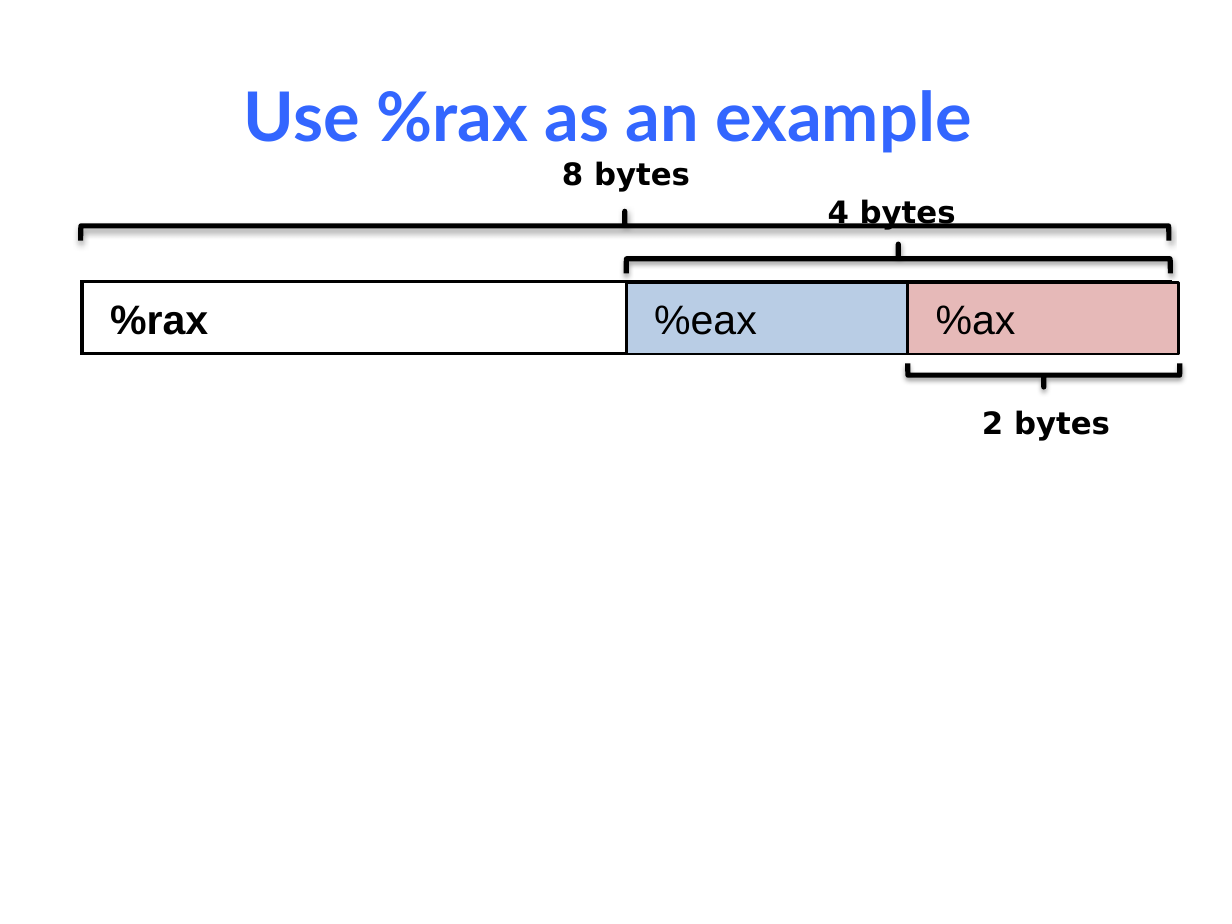
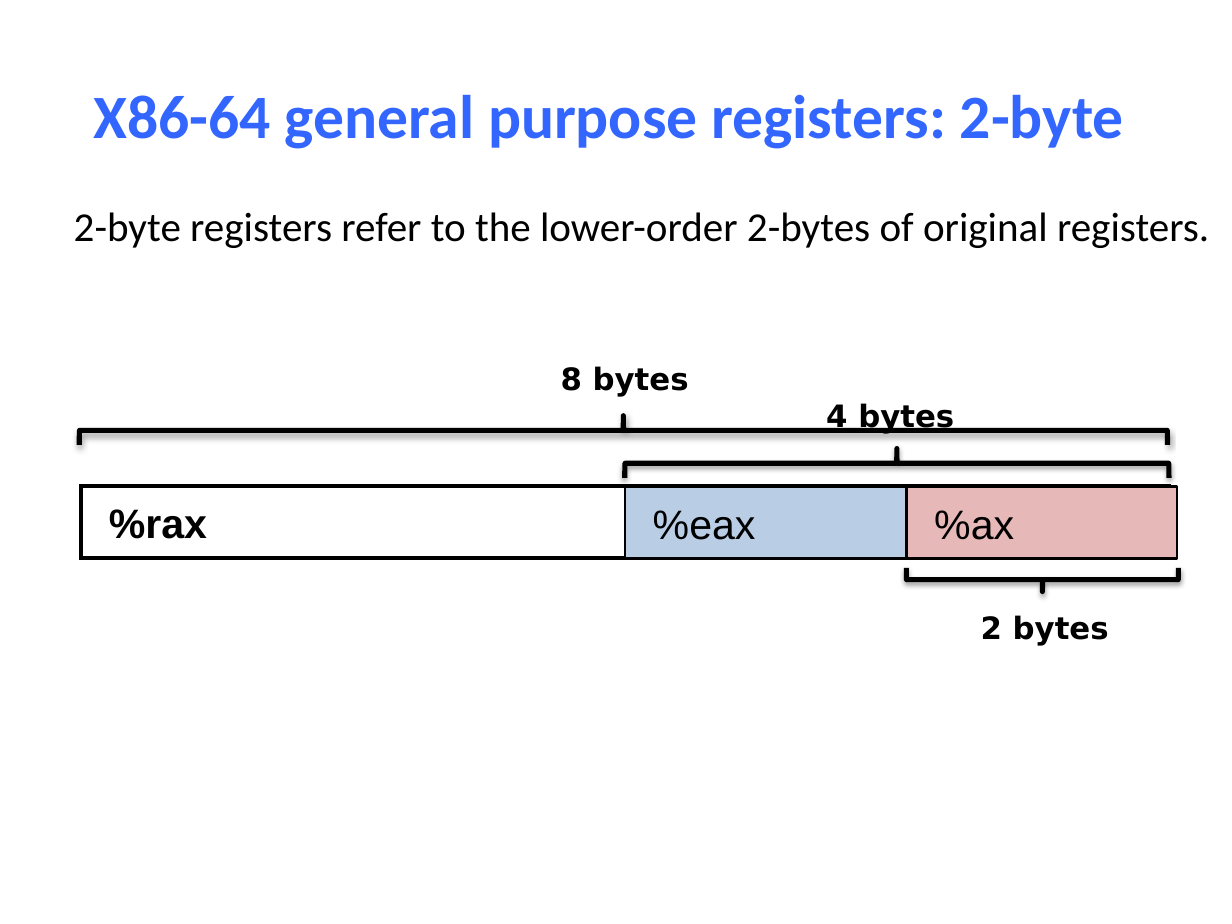
Before and after one commit to NYU-CSO/nyu-cso.github.io, a slide deck: slide 15 of notes/07-Machine_Basic.pptx (slide 17 before the commit). Drawn at 1232x924 pixels with LibreOffice and Linux fonts; fonts in the diff are those of the drawing. Boxes give left, top, right and bottom in pixels: in the first picture for what was removed or moved away, otherwise in the second. Text is boxed around its words. In the diff, an @@ line names an element or a change of style, - is before the commit and + after.

```diff
--- a/notes/07-Machine_Basic.pptx
+++ b/notes/07-Machine_Basic.pptx
@@ title at (93, 94, 1124, 149): text changed; size 40 to 36 pt; font Lato to Calibri @@
-Use %rax as an example
+X86-64 general purpose registers: 2-byte
@@ text added at (74, 212, 1209, 248), 24 pt, text #000000 @@
+2-byte registers refer to the lower-order 2-bytes of original registers.
@@ 3 texts, 3 rectangles, 3 left braces: place and size @@
-3 texts, 3 rectangles, 3 left braces at (81, 161, 1180, 441)
+3 texts, 3 rectangles, 3 left braces at (79, 366, 1178, 646)
```
Also in this commit, not shown: 47 other slides changed, 3 slides added, 12 slides removed, 1 other file.
